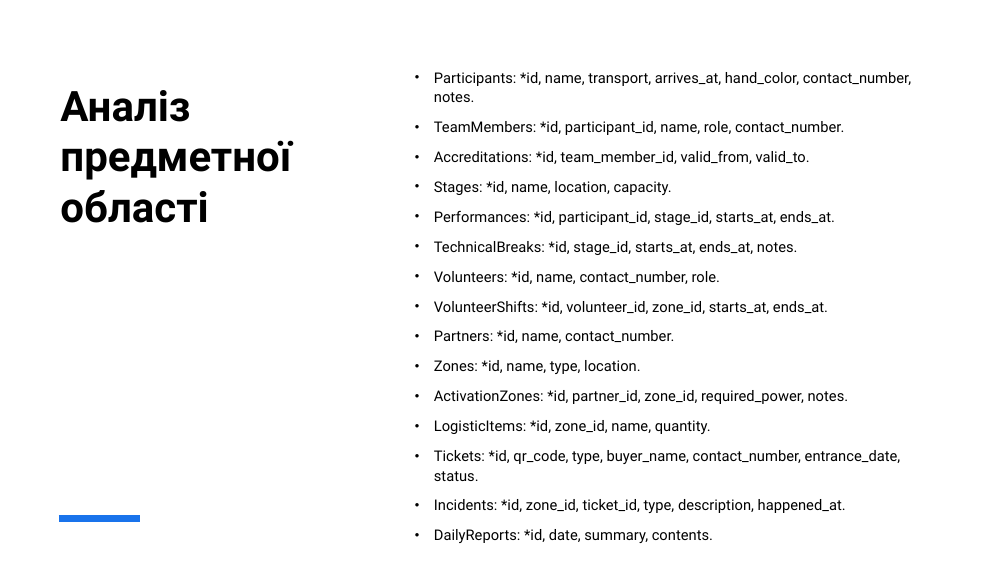
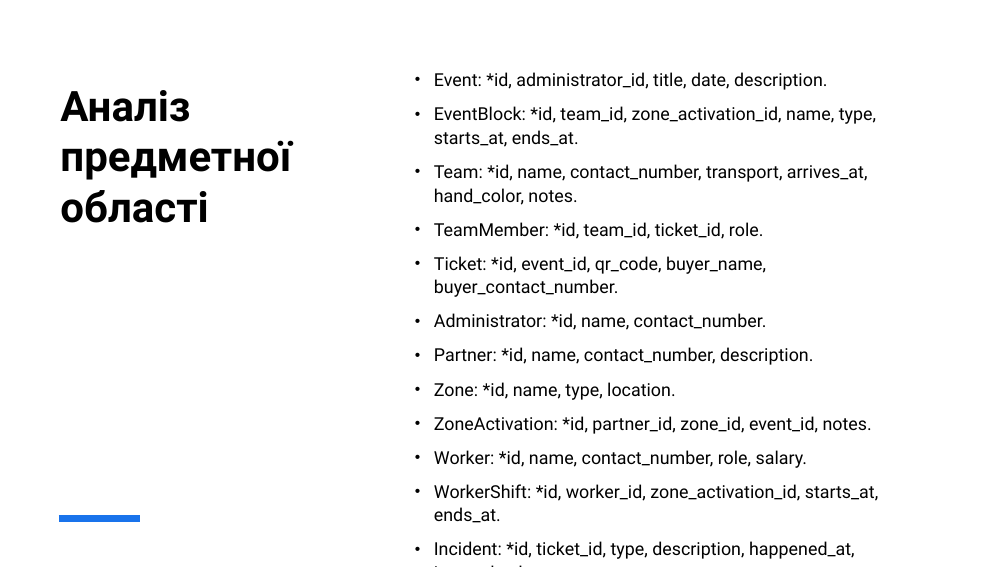
Before and after one commit to emissuu/UniTasks, a slide deck: slide 3 of C#/Lab2/Підсумки другої лабораторної роботи.pptx. Drawn at 1008x567 pixels with LibreOffice and Linux fonts; fonts in the diff are those of the drawing. Boxes give left, top, right and bottom in pixels: in the first picture for what was removed or moved away, otherwise in the second. Text is boxed around its words. In the diff, an @@ line names an element or a change of style, - is before the commit and + after.

```diff
--- a/C#/Lab2/Підсумки другої лабораторної роботи.pptx
+++ b/C#/Lab2/Підсумки другої лабораторної роботи.pptx
@@ text at box(434, 72, 878, 559): text changed; size 14 to 17 pt @@
-• Participants: *id, name, transport, arrives_at, hand_color, contact_number, notes.
-• TeamMembers: *id, participant_id, name, role, contact_number.
-• Accreditations: *id, team_member_id, valid_from, valid_to.
-• Stages: *id, name, location, capacity.
-• Performances: *id, participant_id, stage_id, starts_at, ends_at.
-• TechnicalBreaks: *id, stage_id, starts_at, ends_at, notes.
-• Volunteers: *id, name, contact_number, role.
-• VolunteerShifts: *id, volunteer_id, zone_id, starts_at, ends_at.
-• Partners: *id, name, contact_number.
-• Zones: *id, name, type, location.
-• ActivationZones: *id, partner_id, zone_id, required_power, notes.
-• LogisticItems: *id, zone_id, name, quantity.
-• Tickets: *id, qr_code, type, buyer_name, contact_number, entrance_date, status.
-• Incidents: *id, zone_id, ticket_id, type, description, happened_at.
-• DailyReports: *id, date, summary, contents.
+• Event: *id, administrator_id, title, date, description.
+• EventBlock: *id, team_id, zone_activation_id, name, type, starts_at, ends_at.
+• Team: *id, name, contact_number, transport, arrives_at, hand_color, notes.
+• TeamMember: *id, team_id, ticket_id, role.
+• Ticket: *id, event_id, qr_code, buyer_name, buyer_contact_number.
+• Administrator: *id, name, contact_number.
+• Partner: *id, name, contact_number, description.
+• Zone: *id, name, type, location.
+• ZoneActivation: *id, partner_id, zone_id, event_id, notes.
+• Worker: *id, name, contact_number, role, salary.
+• WorkerShift: *id, worker_id, zone_activation_id, starts_at, ends_at.
+• Incident: *id, ticket_id, type, description, happened_at, is_resolved.
```
Also in this commit, not shown: 7 other slides changed, 1 other file.
